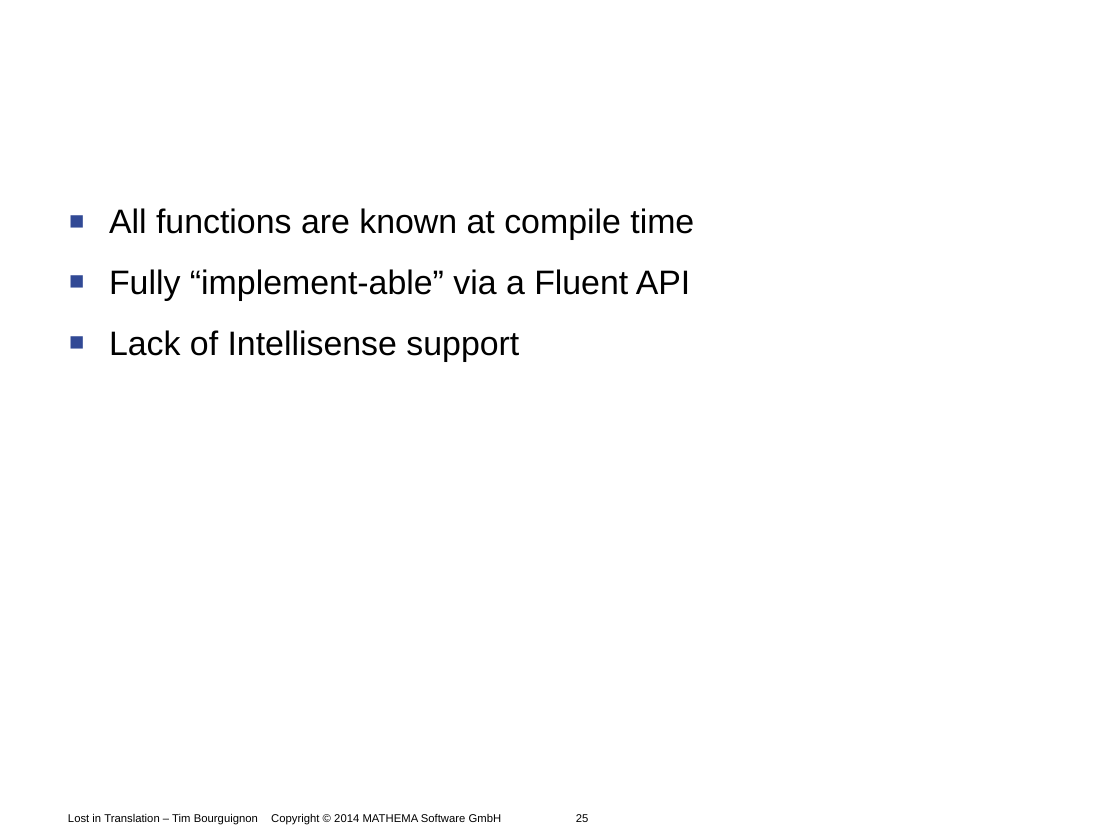
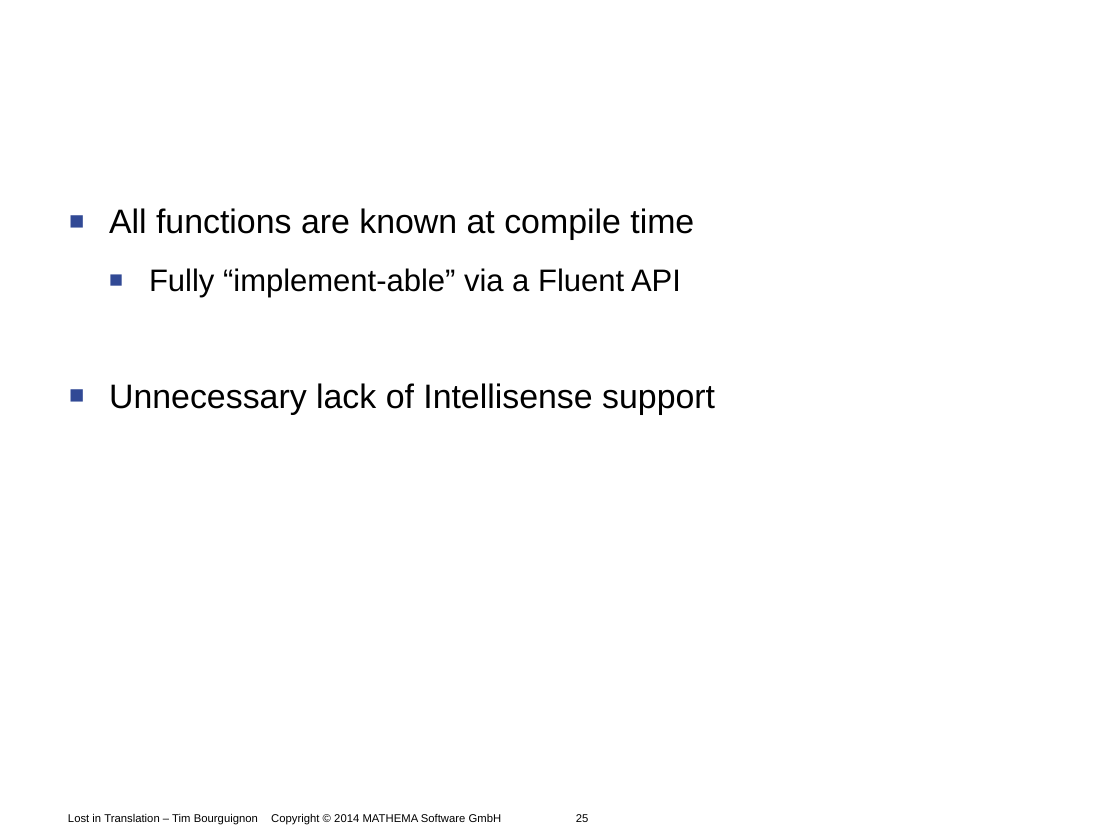
Before and after one commit to Timothep/Talk.LostInTranslation, a slide deck: slide 25 of LostInTranslation.odp. Drawn at 1120x840 pixels with LibreOffice and Linux fonts; fonts in the diff are those of the drawing; background and template pictures are left out. Boxes give left, top, right and bottom in pixels: in the first picture for what was removed or moved away, otherwise in the second. Text is boxed around its words. In the diff, an @@ line names an element or a change of style, - is before the commit and + after.

```diff
--- a/LostInTranslation.odp
+++ b/LostInTranslation.odp
@@ text at [149, 268, 681, 298]: size 24 to 22 pt in "Fully “implement-able” via a Fluent API"; list level 1 to 2 in "Fully “implement-able” via a Fluent ..." @@
@@ text at [109, 383, 715, 415]: text changed @@
-■ Lack of Intellisense support
+■ Unnecessary lack of Intellisense support
```
Also in this commit, not shown: 7 other slides changed, 1 slide added, 1 other file.
